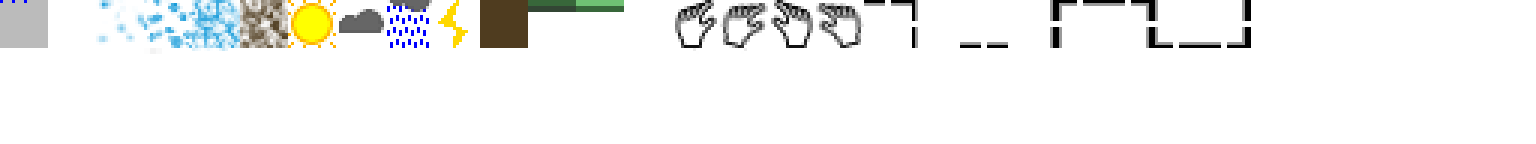
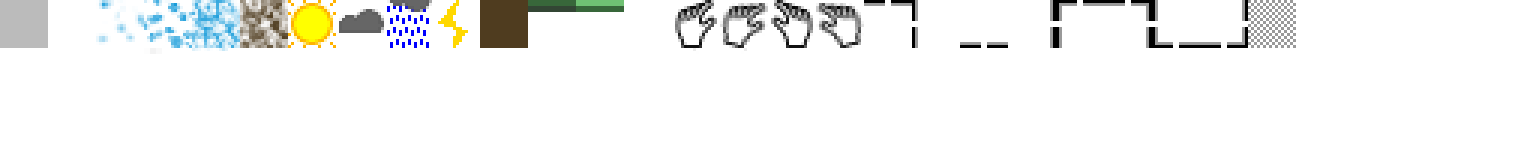
Layer changes from the first w=1536, h=144 image to the second:
added layer "Floated Layer" above "Foreground" over bbox(1248, 0, 1296, 48)
painted on "Foreground" over bbox(0, 0, 1251, 48)
